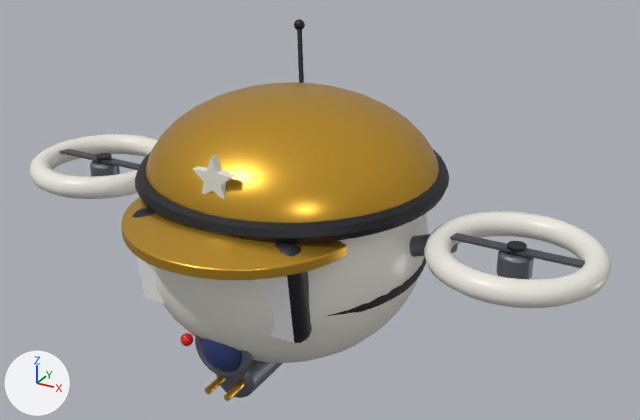
What one commit did to the FBX model Assets/JamKit/Templates/SkylineRepo/Resources/SkylineModels/bots/mall-cop-drone.fbx.
Before and after are seen from a 50 mm lens placed at (1.075, -1.776, 0.955), pointed at (0.08, 0.034, 0.05). The lights are fixed; the arrows at lower left show +X, +Y and +Z. The first picture is the older version. Where no turn or scale is listed for an object, it has been applied to the vertices. Vertices at exactly the same position are counted once.

Names of what the first picture shows: 'Bezel', 'CamLens', 'CapBand', 'Chassis', 'DuctL', 'DuctR', 'Face', 'MotorL', 'Plate_lens-guard', 'Plate_shell', 'RotorL', 'TaserPod' and 11 more.
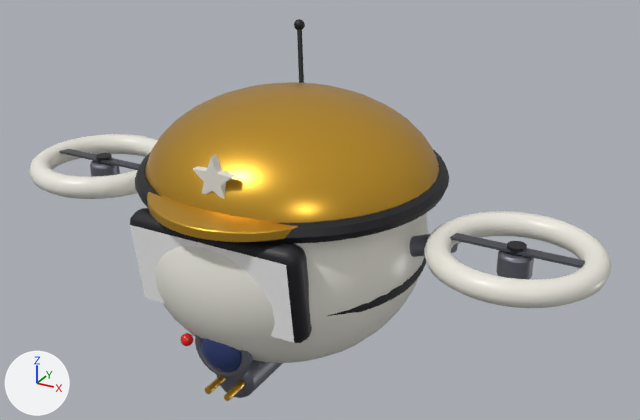
Pixel boxes [x1, y1, x2, y2] of what changed, in the pictures (640 x 420 px):
'Plate_lens-guard', reshaped
    before: [121, 197, 347, 280]
    after: [147, 190, 298, 242]

Diff of the bpy script that builds the scene:
```diff
--- a/Assets/JamKit/Templates/SkylineRepo/Resources/SkylineModels/bots/mall-cop-drone.fbx.py
+++ b/Assets/JamKit/Templates/SkylineRepo/Resources/SkylineModels/bots/mall-cop-drone.fbx.py
@@ me_plate_lens_guard_001 @@
 # used by ob_plate_lens_guard; location = (0.0, 0.0, 0.0)
-me_plate_lens_guard_001.from_pydata(...)  # 328 vertices, 324 faces; spans x -0.287..0.287, y -0.47..-0.183, z 0.083..0.166
+me_plate_lens_guard_001.from_pydata(...)  # 328 vertices, 324 faces; spans x -0.236..0.236, y -0.4..-0.164, z 0.137..0.185
+# me_plate_lens_guard_001 part 1: 328 of 328 vertices moved; they spanned x -0.287..0.287, y -0.47..-0.183, z 0.083..0.166 and now span x -0.236..0.236, y -0.4..-0.164, z 0.137..0.185; mean shift (0.0, 0.034, 0.037)
 me_plate_lens_guard_001.materials.append(mat_concierge_gold)
```
